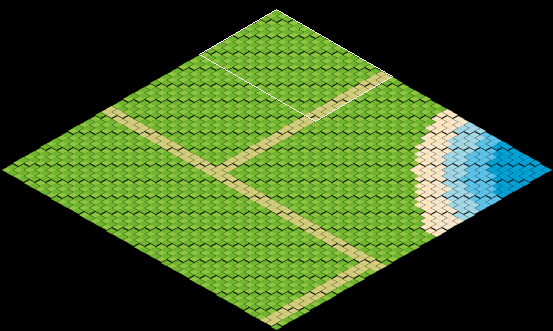
Level history. Tiled map: hcg/out/test/resources/maps/initial-map-test.tmx. The first picture is a wide view before the edit; the outline marks the close-up.
Close-up. First the earlier version:
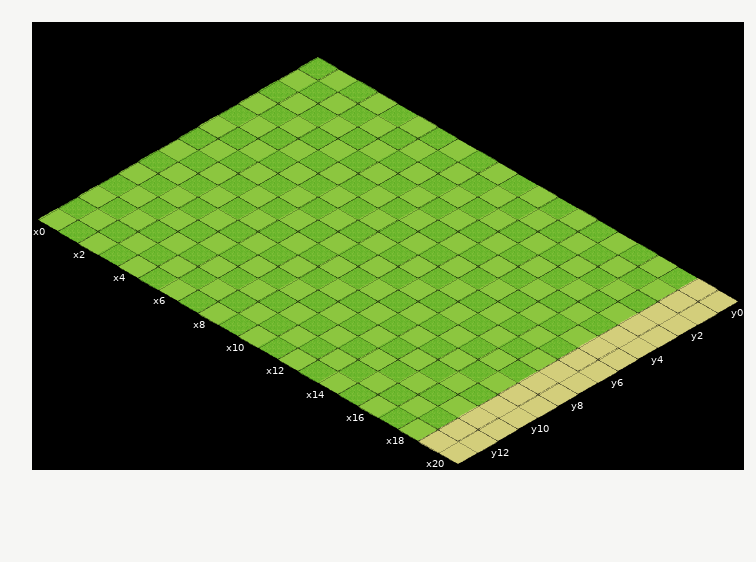
Cells are 55x32 px. Isometric: x runs down to the right, y down to the left. Shown: x 0..20, y 0..13.
Now the later version:
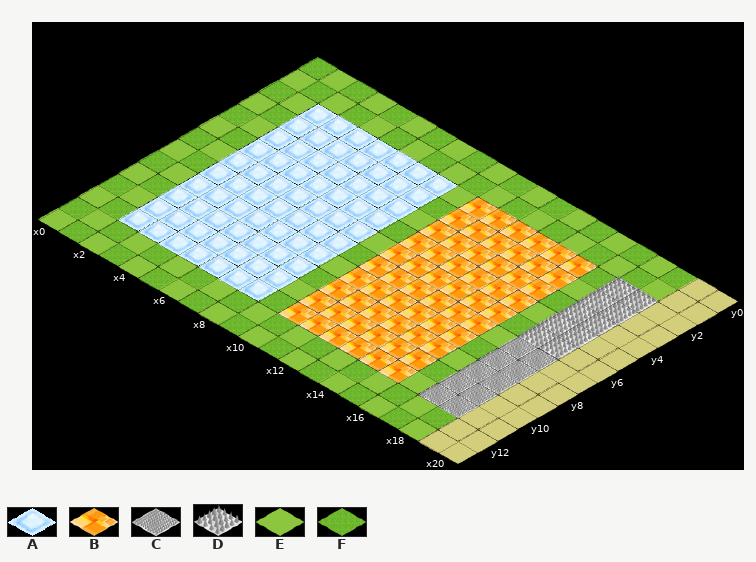
Key: from "icesparkle": A 0 "ice_sparkle_01"; from "lava-animated": B 0; from "spikes": C 0; from "spikes-large": D 0; from "tileset-1": E 1, F 2.
_ is an empty cell.
Tiles of an added or newly shown layer are drawn over the layers below it.
The edit:
{"where": "layer \"ground\""}
{"y":2,"x":2,"old":"FEFEFEF","new":"_______"}
{"y":2,"x":10,"old":"FEFEFE","new":"______"}
{"y":2,"x":17,"old":"EF","new":"__"}
{"y":3,"x":2,"old":"EFEFEFE","new":"_______"}
{"y":3,"x":10,"old":"EFEFEF","new":"______"}
{"y":3,"x":17,"old":"FE","new":"__"}
{"y":4,"x":2,"old":"FEFEFEF","new":"_______"}
{"y":4,"x":10,"old":"FEFEFE","new":"______"}
{"y":4,"x":17,"old":"EF","new":"__"}
{"y":5,"x":2,"old":"EFEFEFE","new":"_______"}
{"y":5,"x":10,"old":"EFEFEF","new":"______"}
{"y":5,"x":17,"old":"FE","new":"__"}
{"y":6,"x":2,"old":"FEFEFEF","new":"_______"}
{"y":6,"x":10,"old":"FEFEFE","new":"______"}
{"y":6,"x":17,"old":"EF","new":"__"}
{"y":7,"x":2,"old":"EFEFEFE","new":"_______"}
{"y":7,"x":10,"old":"EFEFEF","new":"______"}
{"y":7,"x":17,"old":"FE","new":"__"}
{"y":8,"x":2,"old":"FEFEFEF","new":"_______"}
{"y":8,"x":10,"old":"FEFEFE","new":"______"}
{"y":8,"x":17,"old":"EF","new":"__"}
{"y":9,"x":2,"old":"EFEFEFE","new":"_______"}
{"y":9,"x":10,"old":"EFEFEF","new":"______"}
{"y":9,"x":17,"old":"FE","new":"__"}
{"y":10,"x":2,"old":"FEFEFEF","new":"_______"}
{"y":10,"x":10,"old":"FEFEFE","new":"______"}
{"y":10,"x":17,"old":"EF","new":"__"}
{"y":11,"x":2,"old":"EFEFEFE","new":"_______"}
{"y":11,"x":10,"old":"EFEFEF","new":"______"}
{"y":11,"x":17,"old":"FE","new":"__"}
{"where": "layer \"spikes\" (added)"}
{"y":2,"x":17,"old":"__","new":"DD"}
{"y":3,"x":17,"old":"__","new":"DD"}
{"y":4,"x":17,"old":"__","new":"DD"}
{"y":5,"x":17,"old":"__","new":"DD"}
{"y":6,"x":17,"old":"__","new":"DD"}
{"y":7,"x":17,"old":"__","new":"CC"}
{"y":8,"x":17,"old":"__","new":"CC"}
{"y":9,"x":17,"old":"__","new":"CC"}
{"y":10,"x":17,"old":"__","new":"CC"}
{"y":11,"x":17,"old":"__","new":"CC"}
{"where": "layer \"lava\" (added)"}
{"y":2,"x":10,"old":"______","new":"BBBBBB"}
{"y":3,"x":10,"old":"______","new":"BBBBBB"}
{"y":4,"x":10,"old":"______","new":"BBBBBB"}
{"y":5,"x":10,"old":"______","new":"BBBBBB"}
{"y":6,"x":10,"old":"______","new":"BBBBBB"}
{"y":7,"x":10,"old":"______","new":"BBBBBB"}
{"y":8,"x":10,"old":"______","new":"BBBBBB"}
{"y":9,"x":10,"old":"______","new":"BBBBBB"}
{"y":10,"x":10,"old":"______","new":"BBBBBB"}
{"y":11,"x":10,"old":"______","new":"BBBBBB"}
{"where": "layer \"ice\" (added)"}
{"y":2,"x":2,"old":"_______","new":"AAAAAAA"}
{"y":3,"x":2,"old":"_______","new":"AAAAAAA"}
{"y":4,"x":2,"old":"_______","new":"AAAAAAA"}
{"y":5,"x":2,"old":"_______","new":"AAAAAAA"}
{"y":6,"x":2,"old":"_______","new":"AAAAAAA"}
{"y":7,"x":2,"old":"_______","new":"AAAAAAA"}
{"y":8,"x":2,"old":"_______","new":"AAAAAAA"}
{"y":9,"x":2,"old":"_______","new":"AAAAAAA"}
{"y":10,"x":2,"old":"_______","new":"AAAAAAA"}
{"y":11,"x":2,"old":"_______","new":"AAAAAAA"}
